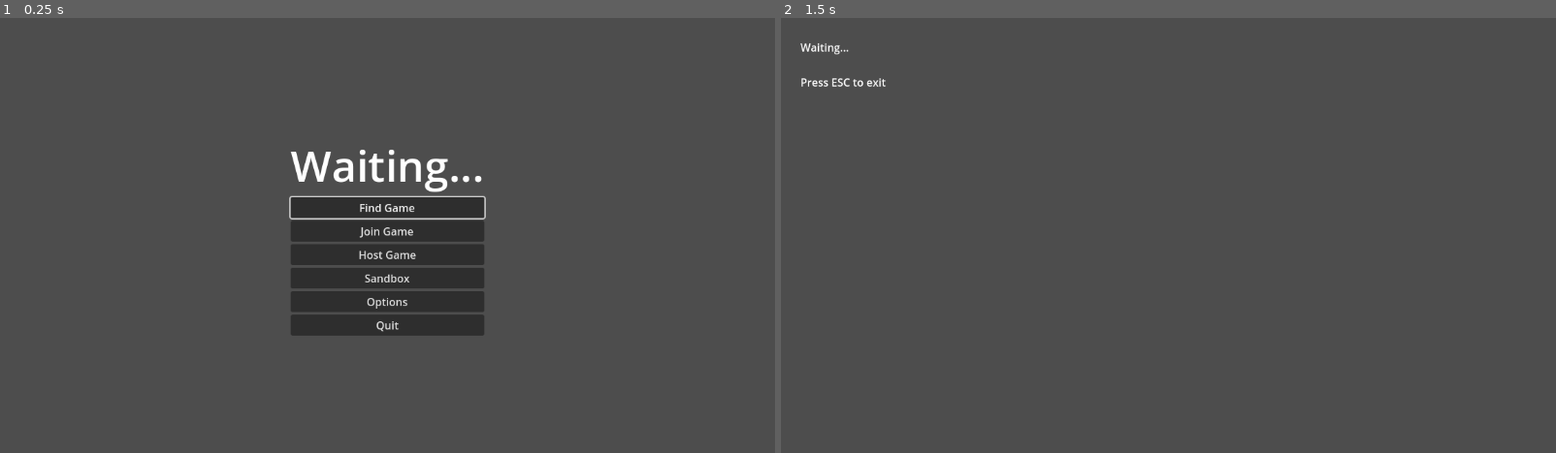
Above: before the commit, frames 1-2 (left to right).
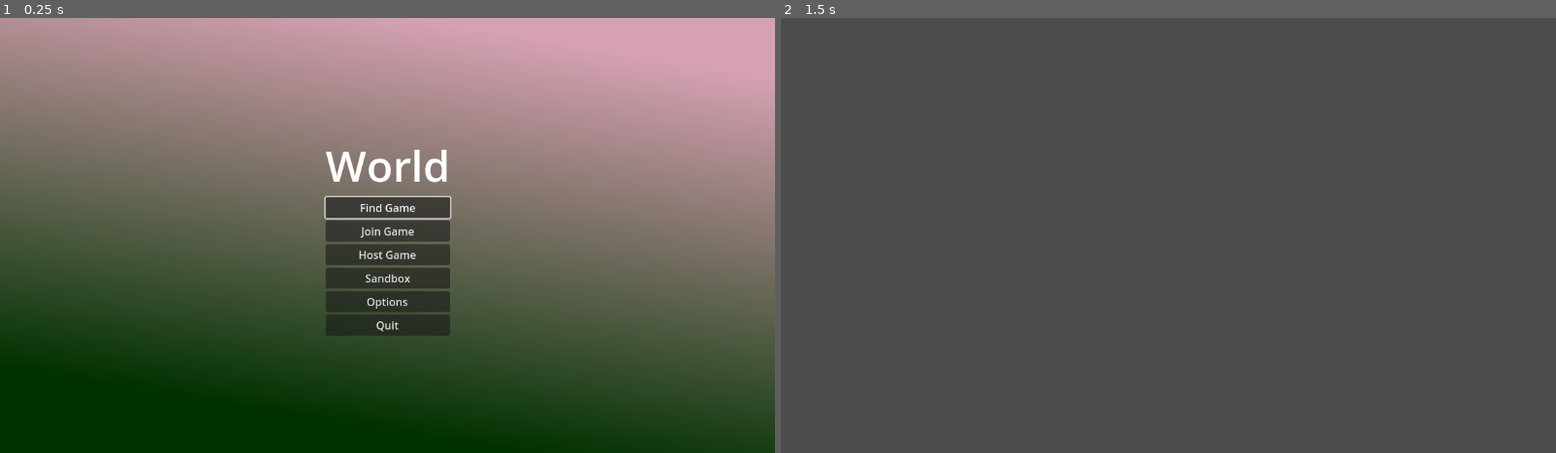
Above: after the commit, the same moments.

Repository: Pslude/world
Game: Godot game, scene res://main_menu.tscn
The game is run twice, just before and just after one commit, with the same random seed, the same clock (stepped at 60 frames per second) and the same inputs.
Inputs:
- Up to frame 1 (0.25 s): no input
- Up to frame 2 (1.5 s): click "Sandbox" at 0.5 s; tap Enter at 1.25 s

The runs differ from the first frame. In frame 1, 82% of the frame differs, in the area x 0-100%, y 0-100%; in frame 2, 0.2%.

Commit message:
Start World

Diff:
--- a/game.tscn
+++ b/game.tscn
@@ -4,12 +4,3 @@
 
 [node name="Game" type="Node2D"]
 script = ExtResource("1_lrr67")
-
-[node name="Label" type="Label" parent="."]
-offset_left = 29.0
-offset_top = 32.0
-offset_right = 69.0
-offset_bottom = 55.0
-text = "Waiting...
-
-Press ESC to exit"
--- a/main_menu.tscn
+++ b/main_menu.tscn
@@ -1,14 +1,22 @@
-[gd_scene load_steps=2 format=3 uid="uid://cigtk5g6075bn"]
+[gd_scene load_steps=4 format=3 uid="uid://cigtk5g6075bn"]
 
 [ext_resource type="Script" path="res://main_menu.gd" id="1_dpxy8"]
 
-[node name="MainMenu" type="Control"]
-layout_mode = 3
+[sub_resource type="Gradient" id="Gradient_x3103"]
+colors = PackedColorArray(0, 0.192157, 0, 1, 0.839216, 0.631373, 0.698039, 1)
+
+[sub_resource type="GradientTexture2D" id="GradientTexture2D_owtjs"]
+gradient = SubResource("Gradient_x3103")
+fill_from = Vector2(0.279817, 0.899083)
+fill_to = Vector2(0.545872, 0)
+
+[node name="MainMenu" type="TextureRect"]
 anchors_preset = 15
 anchor_right = 1.0
 anchor_bottom = 1.0
 grow_horizontal = 2
 grow_vertical = 2
+texture = SubResource("GradientTexture2D_owtjs")
 script = ExtResource("1_dpxy8")
 
 [node name="VBoxContainer" type="VBoxContainer" parent="."]
@@ -28,7 +36,7 @@
 [node name="Title" type="Label" parent="VBoxContainer"]
 layout_mode = 2
 theme_override_font_sizes/font_size = 64
-text = "Waiting..."
+text = "World"
 horizontal_alignment = 1
 
 [node name="FindButton" type="Button" parent="VBoxContainer"]
--- a/sandbox.tscn
+++ b/sandbox.tscn
@@ -3,3 +3,9 @@
 [ext_resource type="PackedScene" uid="uid://hta4j2t2x6fn" path="res://game.tscn" id="1_0ru2g"]
 
 [node name="Game" instance=ExtResource("1_0ru2g")]
+
+[node name="Label" parent="." index="0"]
+size_flags_horizontal = 3
+size_flags_vertical = 3
+horizontal_alignment = 1
+vertical_alignment = 1
